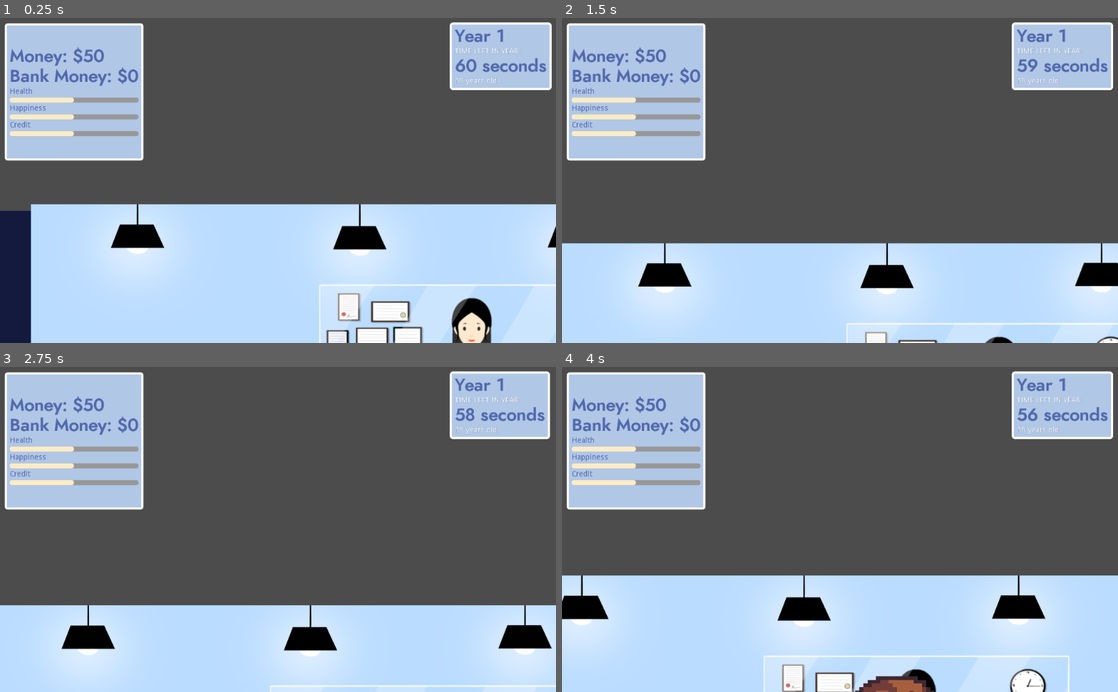
Above: before the commit, frames 1-4 (two rows, left to right).
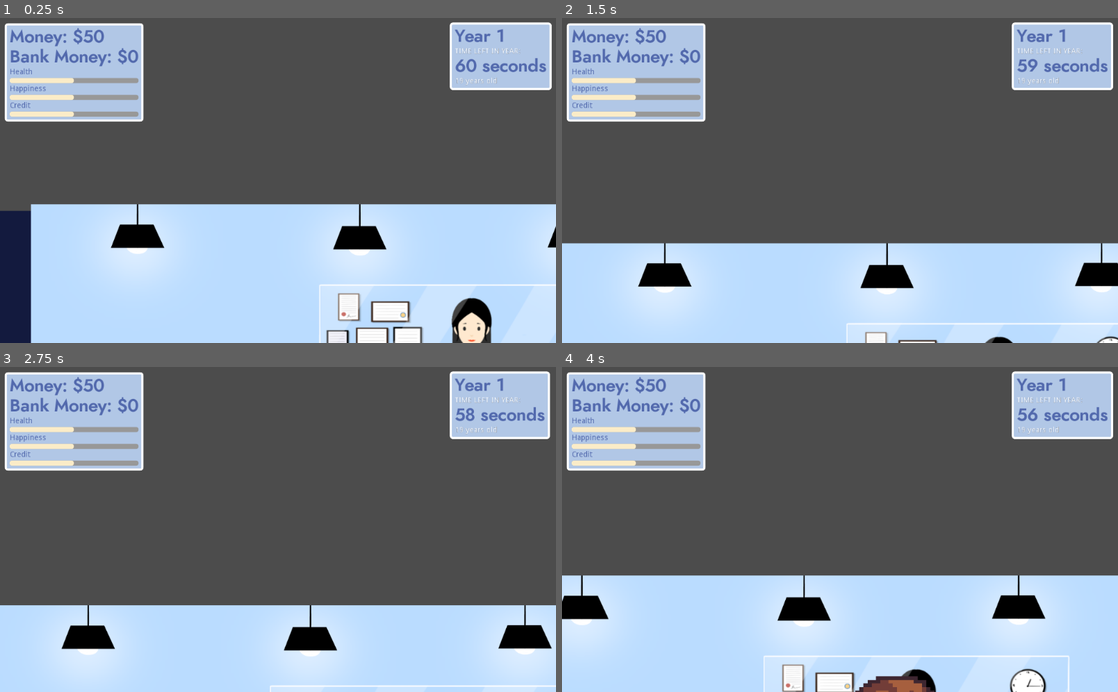
Above: after the commit, the same moments.

Repository: AndrewYeh1/Finance-game
Game: Godot game, scene res://building_interior/BankInt.tscn
The game is run twice, just before and just after one commit, with the same random seed, the same clock (stepped at 60 frames per second) and the same inputs. This scene is started directly instead of the project's main scene.
Inputs (mouse positions are in pixels of both pictures, inside the frame that each line leads up to):
- Up to frame 1 (0.25 s): no input
- Up to frame 2 (1.5 s): move the mouse to (962, 164) at 0.52 s; hold Space 0.53-1.28 s; hold Right (move_right) from 0.53 s (still down); tap Up (jump) at 0.77 s; move the mouse to (728, 196) at 1.27 s; tap Space at 1.35 s
- Up to frame 3 (2.75 s): tap Up (jump) at 1.52 s; move the mouse to (333, 458) at 2.02 s; release Right (move_right) at 2.03 s; hold Left (move_left) from 2.03 s (still down); hold Space from 2.03 s (still down)
- Up to frame 4 (4 s): move the mouse to (812, 594) at 2.77 s; release Left (move_left) at 2.78 s; release Space at 2.78 s; hold Right (move_right) from 2.78 s (still down); tap Space at 2.85 s; tap Up (jump) at 3.02, 3.77 s; move the mouse to (1006, 578) at 3.52 s; hold Space from 3.53 s (still down)

The runs differ from the first frame. In frame 1, 5.6% of the frame differs, in the area x 0-26%, y 2-45%; in frame 2, 5.6%; in frame 3, 5.6%; in frame 4, 5.6%.

Commit message:
Added some new stuff for bank and I moved the menu scenes into seperate folders

Diff:
--- a/building_interior/BankInt.tscn
+++ b/building_interior/BankInt.tscn
@@ -5,7 +5,7 @@
 [ext_resource path="res://data/buildingInterior/bankInterior.png" type="Texture" id=3]
 [ext_resource path="res://data/tileset.png" type="Texture" id=4]
 [ext_resource path="res://building_interior/BankInt.gd" type="Script" id=5]
-[ext_resource path="res://menuScenes/bankMenu.tscn" type="PackedScene" id=6]
+[ext_resource path="res://menuScenes/bank/bankMenu.tscn" type="PackedScene" id=6]
 [ext_resource path="res://stats/money.tscn" type="PackedScene" id=7]
 [ext_resource path="res://fade/newyear.tscn" type="PackedScene" id=8]
 [ext_resource path="res://stats/timer.tscn" type="PackedScene" id=9]
@@ -61,22 +61,24 @@
 position = Vector2( 360, 744 )
 scale = Vector2( 2.5, 2.5 )
 
+[node name="BankTeller" type="Area2D" parent="."]
+collision_layer = 2
+collision_mask = 0
+
+[node name="CollisionShape2D" type="CollisionShape2D" parent="BankTeller"]
+position = Vector2( 972.62, 646.378 )
+scale = Vector2( -31.4145, -68.6988 )
+shape = SubResource( 3 )
+
 [node name="CanvasLayer" type="CanvasLayer" parent="."]
-
-[node name="statsBar" parent="CanvasLayer" instance=ExtResource( 7 )]
-margin_left = 14.4442
-margin_top = 15.1285
-margin_right = 233.444
-margin_bottom = 258.129
 
 [node name="time" parent="CanvasLayer" instance=ExtResource( 9 )]
 position = Vector2( 833.622, 13.6557 )
 
 [node name="newyeartransition" parent="CanvasLayer" instance=ExtResource( 8 )]
-margin_left = 1.33484
-margin_top = 14.6039
-margin_right = 1.33484
-margin_bottom = 14.6039
+margin_top = 16.0
+margin_right = -273.0
+margin_bottom = -119.0
 
 [node name="bankMenu" parent="CanvasLayer" instance=ExtResource( 6 )]
 visible = false
@@ -86,12 +88,9 @@
 margin_bottom = 40.0
 rect_scale = Vector2( 0.9, 0.9 )
 
-[node name="BankTeller" type="Area2D" parent="."]
-collision_layer = 2
-collision_mask = 0
-
-[node name="CollisionShape2D" type="CollisionShape2D" parent="BankTeller"]
-position = Vector2( 972.62, 646.378 )
-scale = Vector2( -31.4145, -68.6988 )
-shape = SubResource( 3 )
+[node name="statsBar" parent="CanvasLayer" instance=ExtResource( 7 )]
+margin_left = 14.4442
+margin_top = 15.1285
+margin_right = 233.444
+margin_bottom = 159.129
 [connection signal="transitioned" from="CanvasLayer/newyeartransition" to="CanvasLayer/time" method="_on_newyeartransition_transitioned"]
--- a/building_interior/school.tscn
+++ b/building_interior/school.tscn
@@ -8,7 +8,7 @@
 [ext_resource path="res://stats/timer.tscn" type="PackedScene" id=6]
 [ext_resource path="res://fade/newyear.tscn" type="PackedScene" id=7]
 [ext_resource path="res://actors/player.tscn" type="PackedScene" id=8]
-[ext_resource path="res://menuScenes/schoolMenu.tscn" type="PackedScene" id=9]
+[ext_resource path="res://menuScenes/school/schoolMenu.tscn" type="PackedScene" id=9]
 
 [sub_resource type="ConvexPolygonShape2D" id=1]
 points = PoolVector2Array( 0, 0, 80, 0, 80, 80, 0, 80 )
--- a/menuScenes/bankMenu.tscn
+++ b/menuScenes/bank/bankMenu.tscn
@@ -1,6 +1,6 @@
 [gd_scene load_steps=3 format=2]
 
-[ext_resource path="res://menuScenes/Deposit and Withdraw.gd" type="Script" id=1]
+[ext_resource path="res://menuScenes/bank/Deposit and Withdraw.gd" type="Script" id=1]
 [ext_resource path="res://theme.tres" type="Theme" id=6]
 
 [node name="Control" type="Control"]
@@ -172,11 +172,165 @@
 anchor_bottom = 1.0
 margin_top = 43.0
 
-[node name="Pay" type="Tabs" parent="BankContainer"]
+[node name="Liabilities" type="Tabs" parent="BankContainer"]
 visible = false
 anchor_right = 1.0
 anchor_bottom = 1.0
 margin_top = 43.0
+
+[node name="View Bills" type="Button" parent="BankContainer/Liabilities"]
+visible = false
+margin_left = 72.0
+margin_top = 53.0
+margin_right = 936.0
+margin_bottom = 109.0
+text = "VIEW BILLS"
+__meta__ = {
+"_edit_use_anchors_": false
+}
+
+[node name="viewBillsScreen" type="Control" parent="BankContainer/Liabilities"]
+margin_right = 1000.0
+margin_bottom = 557.0
+__meta__ = {
+"_edit_use_anchors_": false
+}
+
+[node name="bills" type="Control" parent="BankContainer/Liabilities/viewBillsScreen"]
+margin_top = -3.0
+margin_right = 1000.0
+margin_bottom = 554.0
+__meta__ = {
+"_edit_use_anchors_": false
+}
+
+[node name="all" type="CheckBox" parent="BankContainer/Liabilities/viewBillsScreen/bills"]
+margin_left = 72.0
+margin_top = 53.0
+margin_right = 936.0
+margin_bottom = 96.0
+text = "ALL BILLS"
+align = 1
+__meta__ = {
+"_edit_use_anchors_": false
+}
+
+[node name="rentLabel" type="Label" parent="BankContainer/Liabilities/viewBillsScreen/bills"]
+margin_left = 56.0
+margin_top = 120.0
+margin_right = 192.0
+margin_bottom = 153.0
+text = "$"
+__meta__ = {
+"_edit_use_anchors_": false
+}
+
+[node name="rent" type="CheckBox" parent="BankContainer/Liabilities/viewBillsScreen/bills"]
+margin_left = 224.0
+margin_top = 117.0
+margin_right = 768.0
+margin_bottom = 160.0
+text = "RENT"
+align = 1
+__meta__ = {
+"_edit_use_anchors_": false
+}
+
+[node name="rentInfo" type="Button" parent="BankContainer/Liabilities/viewBillsScreen/bills"]
+margin_left = 816.0
+margin_top = 117.0
+margin_right = 936.0
+margin_bottom = 160.0
+__meta__ = {
+"_edit_use_anchors_": false
+}
+
+[node name="houseFeesLabel" type="Label" parent="BankContainer/Liabilities/viewBillsScreen/bills"]
+margin_left = 56.0
+margin_top = 184.0
+margin_right = 192.0
+margin_bottom = 217.0
+text = "$"
+__meta__ = {
+"_edit_use_anchors_": false
+}
+
+[node name="houseFees" type="CheckBox" parent="BankContainer/Liabilities/viewBillsScreen/bills"]
+margin_left = 224.0
+margin_top = 181.0
+margin_right = 768.0
+margin_bottom = 224.0
+text = "HOUSE MAINTENANCE"
+align = 1
+__meta__ = {
+"_edit_use_anchors_": false
+}
+
+[node name="houseFeesInfo" type="Button" parent="BankContainer/Liabilities/viewBillsScreen/bills"]
+margin_left = 816.0
+margin_top = 181.0
+margin_right = 936.0
+margin_bottom = 224.0
+__meta__ = {
+"_edit_use_anchors_": false
+}
+
+[node name="loans" type="CheckBox" parent="BankContainer/Liabilities/viewBillsScreen/bills"]
+margin_left = 224.0
+margin_top = 245.0
+margin_right = 768.0
+margin_bottom = 288.0
+text = "LOANS"
+align = 1
+__meta__ = {
+"_edit_use_anchors_": false
+}
+
+[node name="loansLabel" type="Label" parent="BankContainer/Liabilities/viewBillsScreen/bills"]
+margin_left = 56.0
+margin_top = 248.0
+margin_right = 192.0
+margin_bottom = 281.0
+text = "$"
+__meta__ = {
+"_edit_use_anchors_": false
+}
+
+[node name="loansInfo" type="Button" parent="BankContainer/Liabilities/viewBillsScreen/bills"]
+margin_left = 816.0
+margin_top = 245.0
+margin_right = 936.0
+margin_bottom = 288.0
+__meta__ = {
+"_edit_use_anchors_": false
+}
+
+[node name="taxesLabel" type="Label" parent="BankContainer/Liabilities/viewBillsScreen/bills"]
+margin_left = 56.0
+margin_top = 312.0
+margin_right = 192.0
+margin_bottom = 345.0
+text = "$"
+__meta__ = {
+"_edit_use_anchors_": false
+}
+
+[node name="taxes" type="CheckBox" parent="BankContainer/Liabilities/viewBillsScreen/bills"]
+margin_left = 224.0
+margin_top = 309.0
+margin_right = 768.0
+margin_bottom = 352.0
+text = "TAXES"
+align = 1
+__meta__ = {
+"_edit_use_anchors_": false
+}
+
+[node name="taxesInfo" type="Button" parent="BankContainer/Liabilities/viewBillsScreen/bills"]
+margin_left = 816.0
+margin_top = 309.0
+margin_right = 936.0
+margin_bottom = 352.0
 [connection signal="pressed" from="BankContainer/Deposit and Withdraw/Deposit" to="BankContainer/Deposit and Withdraw" method="_on_Deposit_pressed"]
 [connection signal="pressed" from="BankContainer/Deposit and Withdraw/Withdraw" to="BankContainer/Deposit and Withdraw" method="_on_Withdraw_pressed"]
 [connection signal="pressed" from="BankContainer/Deposit and Withdraw/DepositPage/DepBut" to="BankContainer/Deposit and Withdraw" method="_on_DepBut_pressed"]
--- a/menuScenes/schoolMenu.tscn
+++ b/menuScenes/school/schoolMenu.tscn
@@ -1,9 +1,11 @@
 [gd_scene load_steps=5 format=2]
 
 [ext_resource path="res://theme.tres" type="Theme" id=1]
-[ext_resource path="res://menuScenes/Enroll.gd" type="Script" id=2]
+[ext_resource path="res://menuScenes/school/Enroll.gd" type="Script" id=2]
 [ext_resource path="res://renner-small.tres" type="DynamicFont" id=3]
-[ext_resource path="res://menuScenes/Classes.gd" type="Script" id=4]
+[ext_resource path="res://menuScenes/school/Classes.gd" type="Script" id=4]
+
+
 
 [node name="Control" type="Control"]
 anchor_right = 1.0
--- a/stats/money.tscn
+++ b/stats/money.tscn
@@ -10,7 +10,7 @@
 margin_left = 10.0
 margin_top = 10.0
 margin_right = 292.0
-margin_bottom = 68.0
+margin_bottom = 253.0
 script = ExtResource( 3 )
 __meta__ = {
 "_edit_use_anchors_": false
--- a/theme.tres
+++ b/theme.tres
@@ -82,6 +82,8 @@
 Button/styles/hover = SubResource( 2 )
 Button/styles/normal = SubResource( 3 )
 Button/styles/pressed = SubResource( 4 )
+Dialogs/constants/button_margin = 32
+Dialogs/constants/margin = 8
 SpinBox/icons/updown = null
 TabContainer/colors/font_color_bg = Color( 1, 1, 1, 1 )
 TabContainer/colors/font_color_disabled = Color( 1, 1, 1, 0.2 )
Renamed: menuScenes/Deposit and Withdraw.gd -> menuScenes/bank/Deposit and Withdraw.gd
Renamed: menuScenes/Classes.gd -> menuScenes/school/Classes.gd
Renamed: menuScenes/Enroll.gd -> menuScenes/school/Enroll.gd
